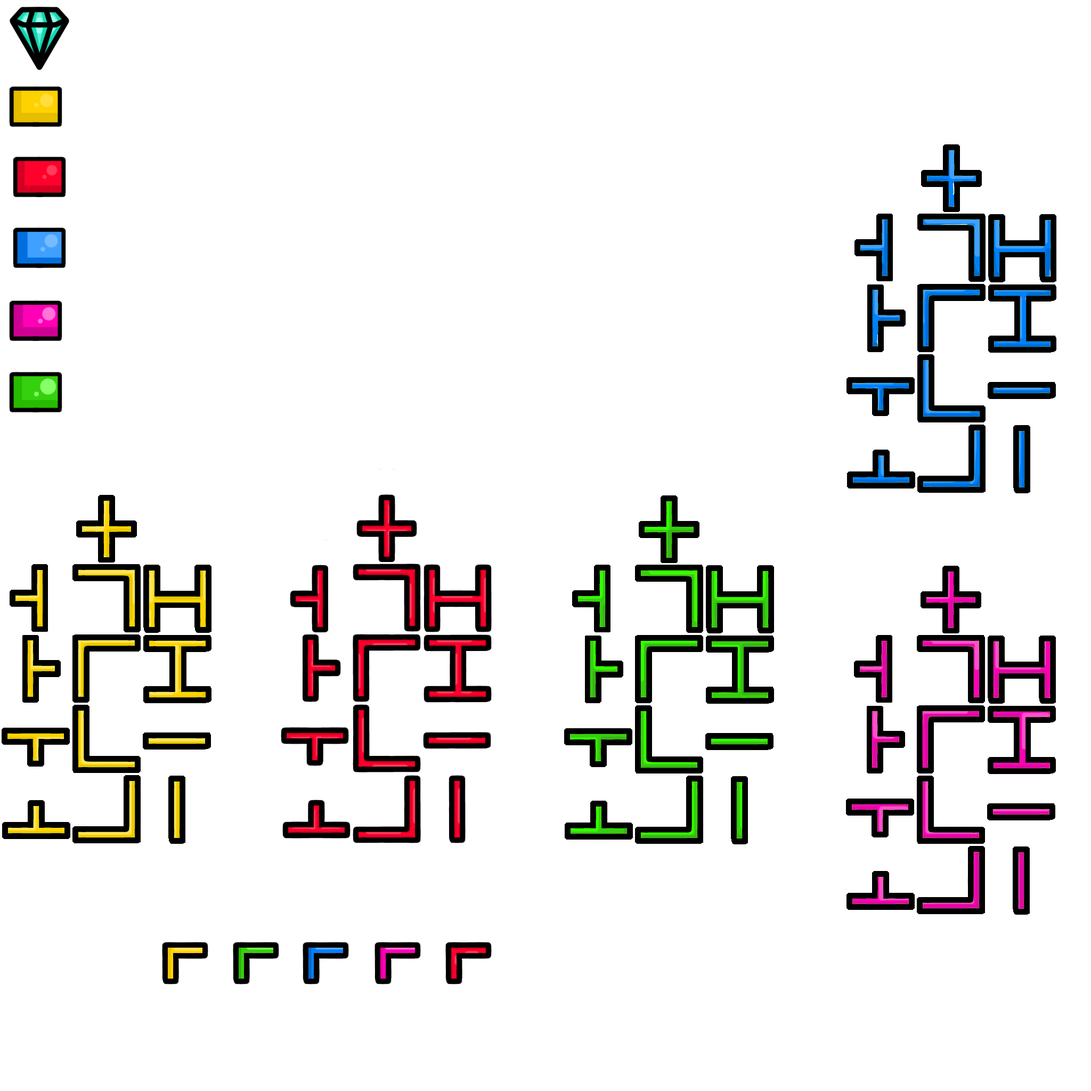
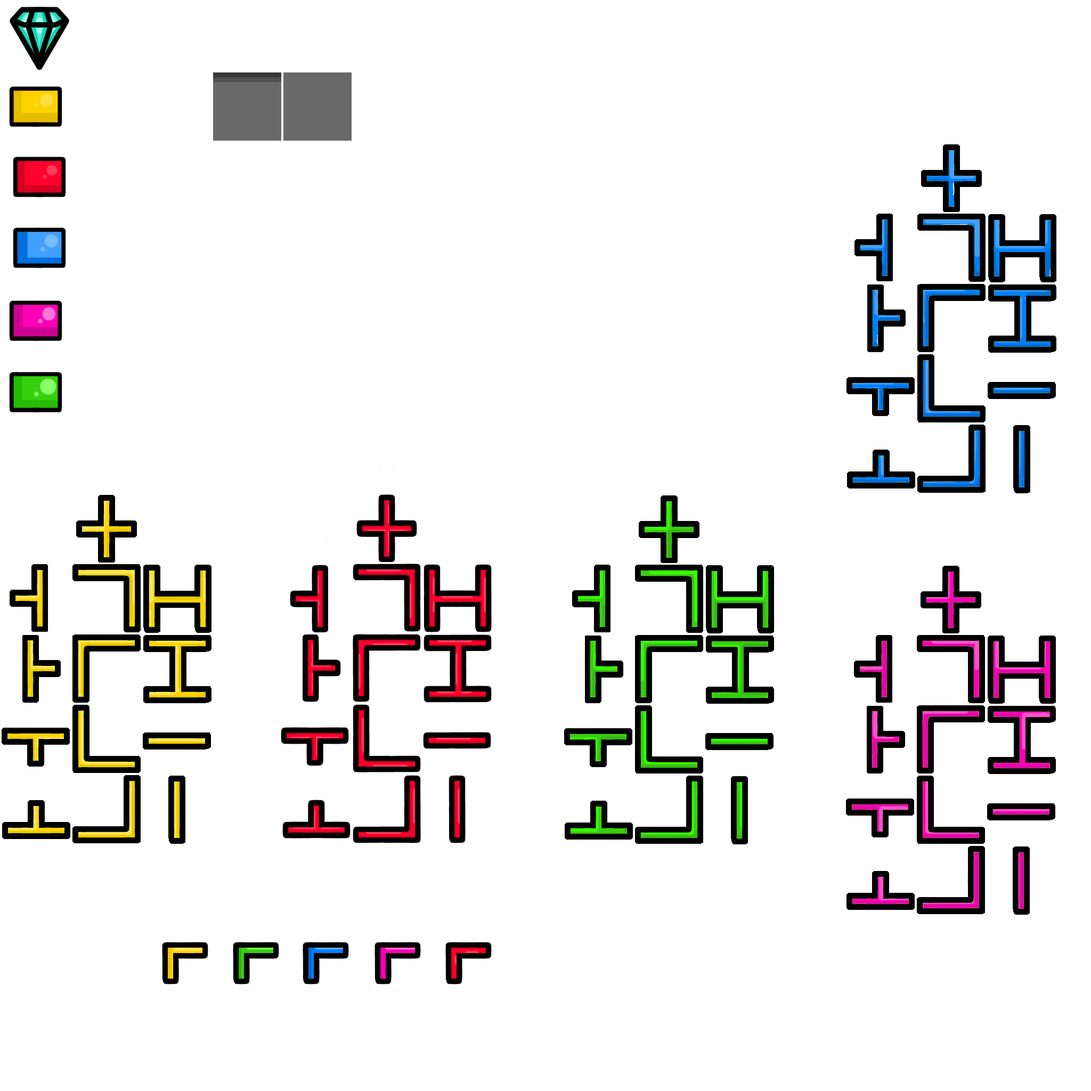
Before/after of a (1091, 1091) layered artwork. What changed in the layer stack:
added layer "Layer 97" above "Layer 1" over bbox(213, 72, 352, 141)
